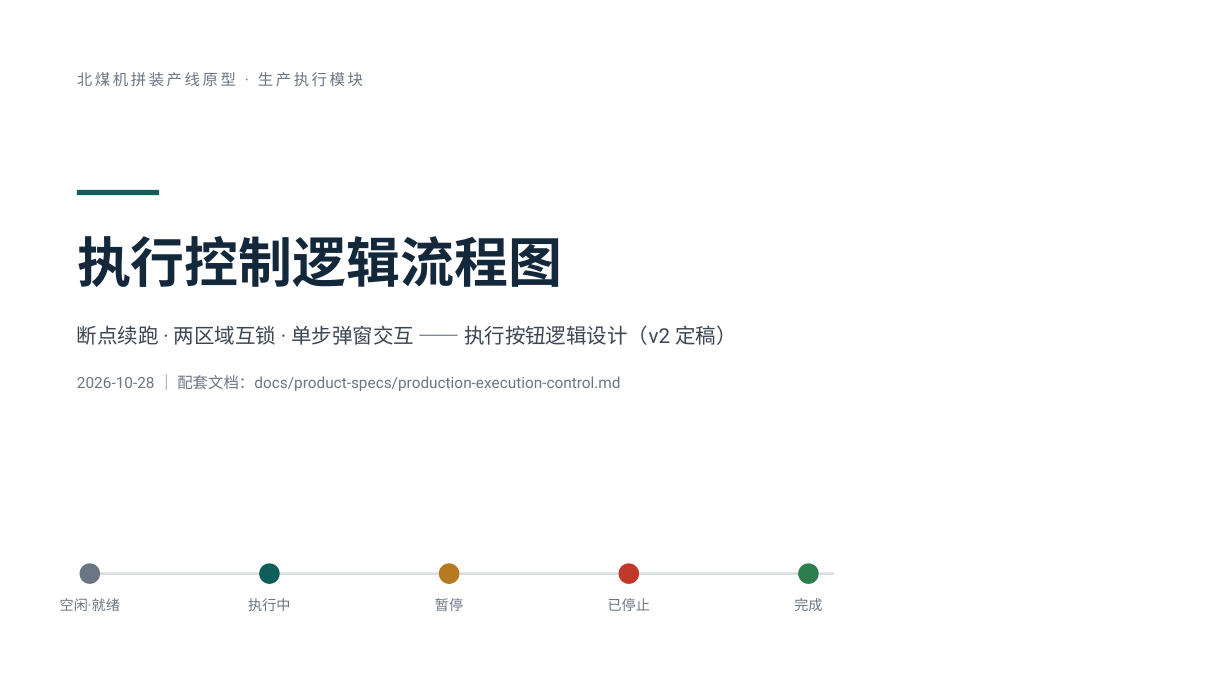
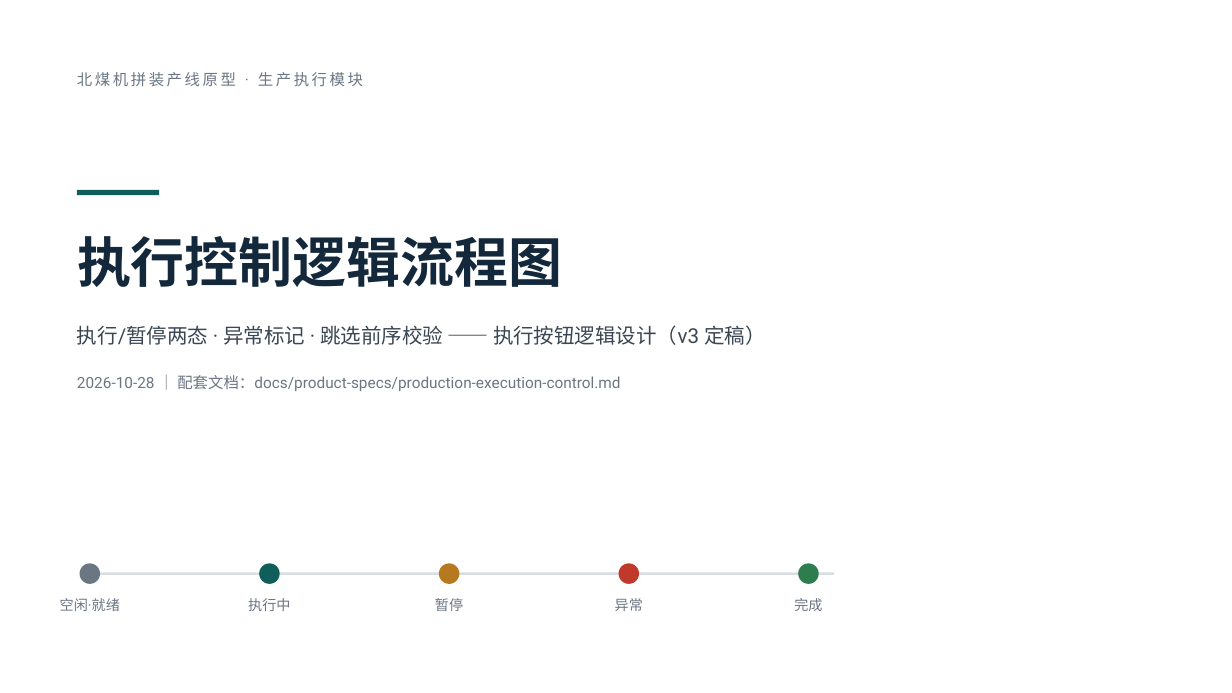
Before and after one commit to chenghe12581-ops/beimei-assembly-line-demo, a slide deck: slide 1 of docs/generated/execution-control-flow/执行按钮逻辑流程图.pptx. Drawn at 1232x693 pixels with LibreOffice and Linux fonts; fonts in the diff are those of the drawing. Boxes give left, top, right and bottom in pixels: in the first picture for what was removed or moved away, otherwise in the second. Text is boxed around its words. In the diff, an @@ line names an element or a change of style, - is before the commit and + after.

Commit message:
执行按钮逻辑 v3：删除停止按钮，执行/暂停两态+软暂停，异常标记中断，单步精简为仅执行工步

```diff
--- a/docs/generated/execution-control-flow/执行按钮逻辑流程图.pptx
+++ b/docs/generated/execution-control-flow/执行按钮逻辑流程图.pptx
@@ text at (77, 325, 765, 345): text changed @@
-断点续跑 · 两区域互锁 · 单步弹窗交互 —— 执行按钮逻辑设计（v2 定稿）
+执行/暂停两态 · 异常标记 · 跳选前序校验 —— 执行按钮逻辑设计（v3 定稿）
@@ text at (615, 598, 643, 611): text changed @@
-已停止
+异常
```
Also in this commit, not shown: 5 other slides changed, 5 other files.
